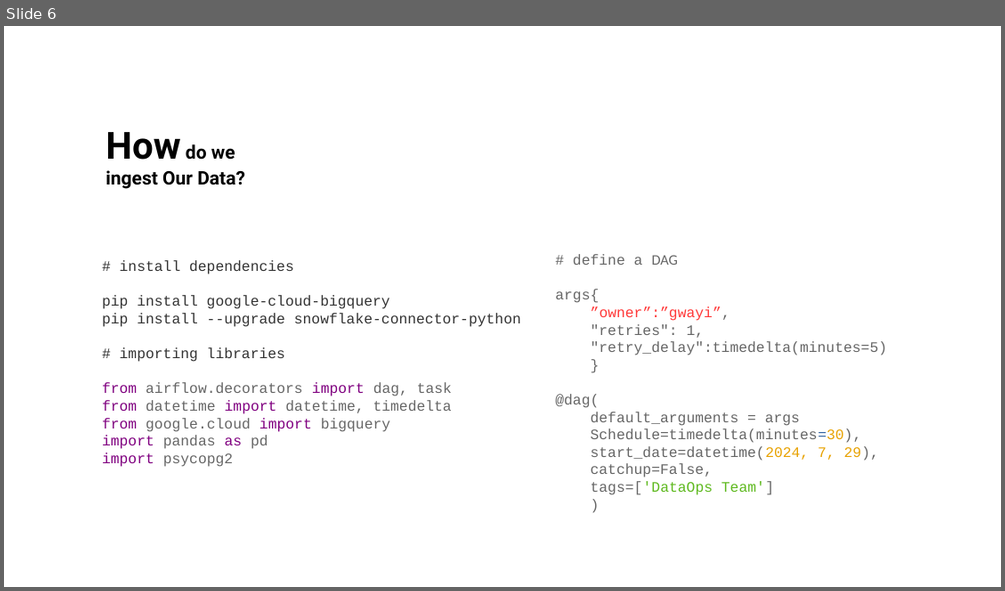
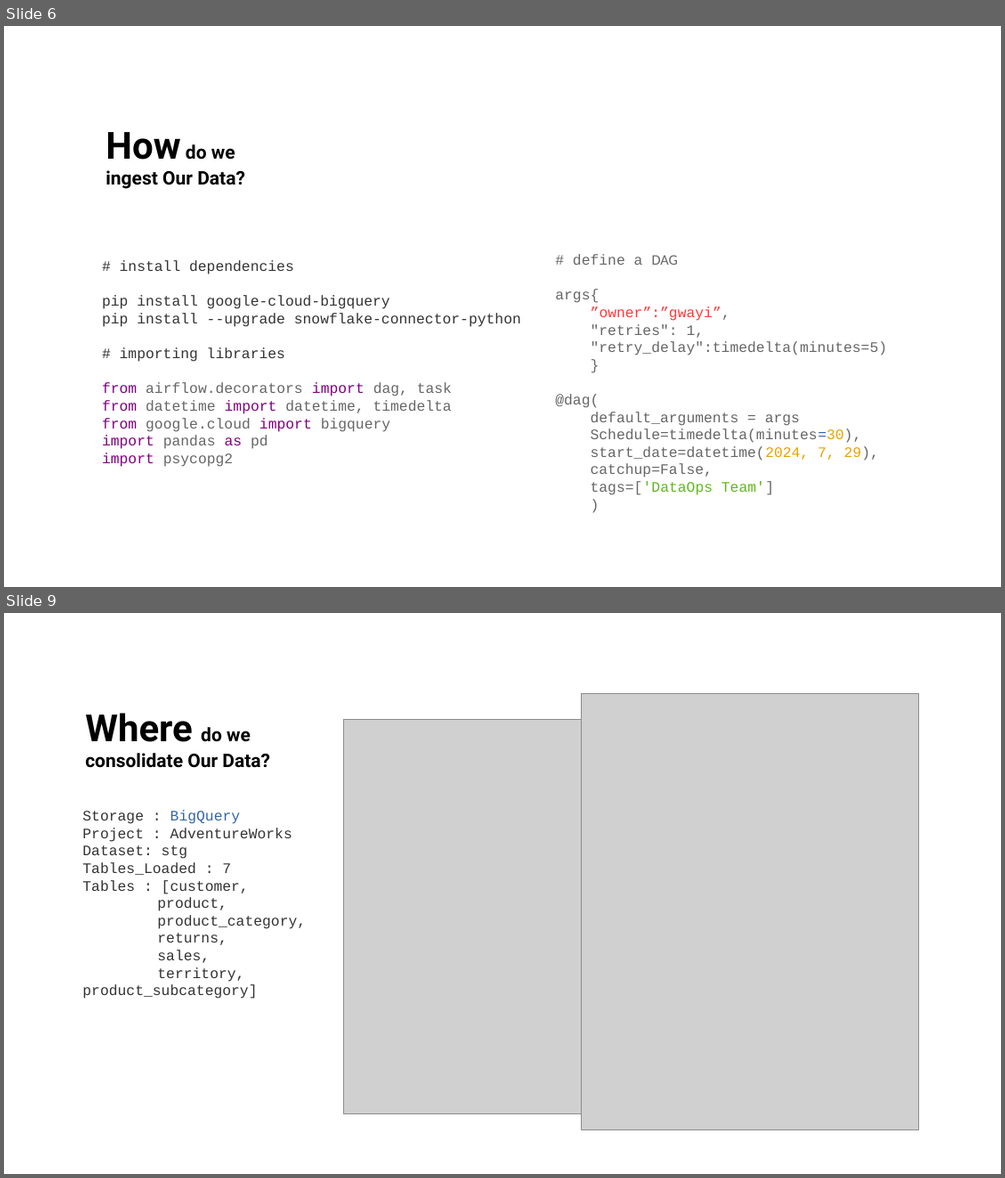
Before and after one commit to BrianGwayi/Simple_Airflow_Pipeline, a slide deck: assets/imgs/pf.odp. Shown one above the other, each under a label of ours: slide 6 before the commit, slides 6 and 9 after it; the slides between them are not shown. The pictures are 1005x591 and 1005x1178 pixels, drawn with LibreOffice and Linux fonts; fonts in the diff are those of the drawing; grey boxes stand for pictures. Boxes give left, top, right and bottom in pixels: in the first picture for what was removed or moved away, otherwise in the second. Text is boxed around its words. In the diff, an @@ line names an element or a change of style, - is before the commit and + after.

```diff
--- a/assets/imgs/pf.odp
+++ b/assets/imgs/pf.odp
@@ slide 9 added at (4,613,1001,1174), background #FFFFFF @@
@@ title added at (85,713,270,768), 18 pt, text #000000, bold @@
+Where do we
+consolidate Our Data?
@@ picture added at (344,719,582,1113) @@
@@ picture added at (582,694,919,1130) @@
@@ text added at (82,810,306,998), 14 pt, text #333333 @@
+Storage : BigQuery
+Project : AdventureWorks
+Dataset: stg
+Tables_Loaded : 7
+Tables : [customer,
+product,
+product_category,
+returns,
+sales,
+territory, product_subcategory]
```
Also in this commit, not shown: 4 slides changed, 2 other slides added, 3 slides removed, 2 other files.
